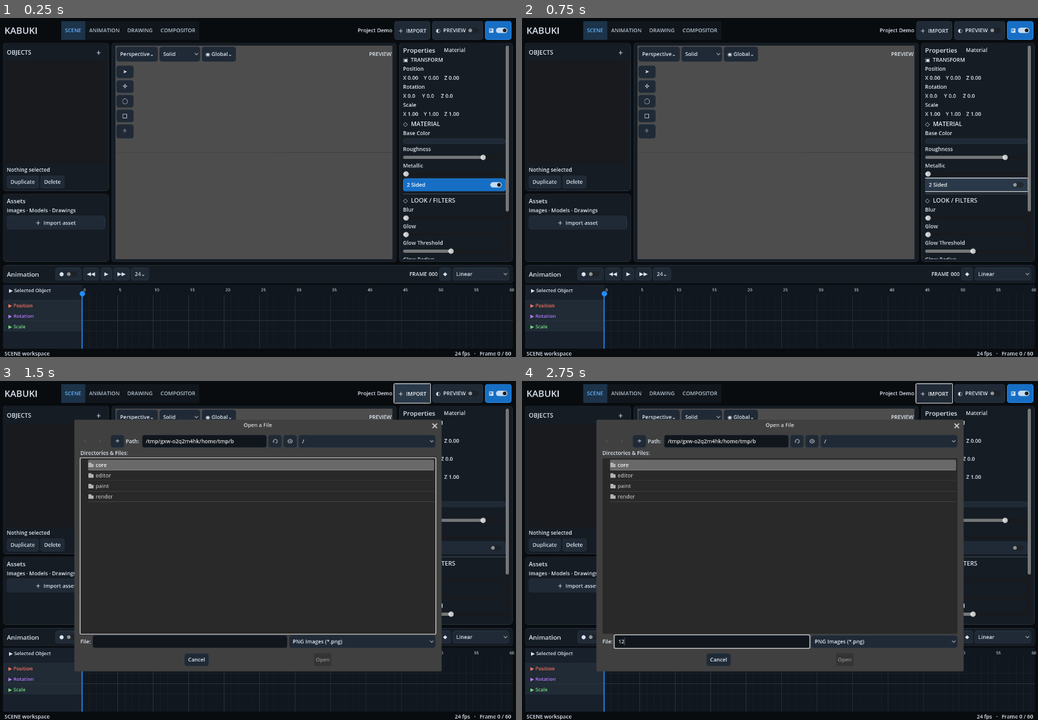
Above: before the commit, frames 1-4 (two rows, left to right).
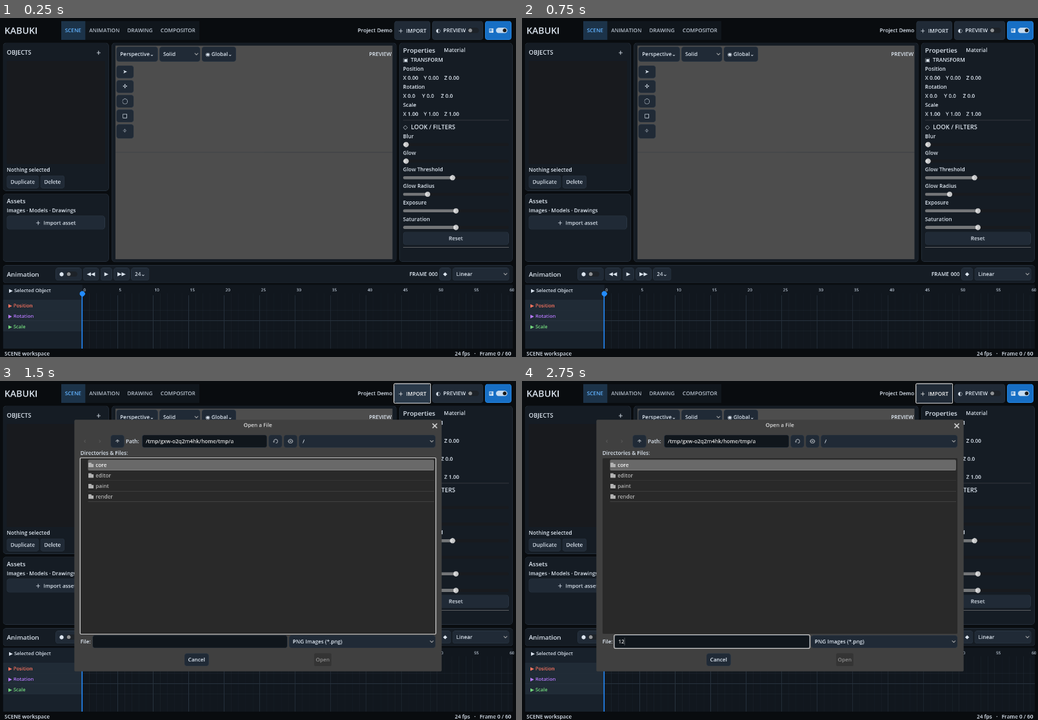
Above: after the commit, the same moments.

Repository: Onnevan/Kabuki
Game: Godot game, scene res://editor/main.tscn
Same seed, same stepped clock (60 frames per second), same inputs: the game is played once before the commit and once after it.
Inputs (mouse positions are in pixels of both pictures, inside the frame that each line leads up to):
- Up to frame 1 (0.25 s): no input
- Up to frame 2 (0.75 s): click (976, 184) at 0.5 s, where only the run before the commit has a clickable "2 Sided"
- Up to frame 3 (1.5 s): click "＋ IMPORT" at 1.25 s
- Up to frame 4 (2.75 s): click (712, 642) at 2.02 s; type "12" at 2.1 s

The runs differ from the first frame. In frame 1, 2.4% of the frame differs, in the area x 78-99%, y 8-72%; in frame 2, 2.4%; in frame 3, 0.7%; in frame 4, 0.7%.

Commit message:
Drive inspector from selected object with native light and material properties

Diff:
--- a/editor/main.gd
+++ b/editor/main.gd
@@ -34,6 +34,8 @@
 var last_mouse := Vector2.ZERO
 var scene_nodes: Dictionary = {}
 var wireframe_overlays: Array[MeshInstance3D] = []
+var selected_scene_node: Node3D
+var selected_object_id := ""
 
 func _ready() -> void:
 	theme = KabukiThemeBuilder.build()
@@ -46,6 +48,7 @@
 	interpolation.select(1)
 	_setup_shading_menu()
 	_setup_add_object_menu()
+	_setup_property_panels()
 	camera_rig.setup(camera)
 	gizmo.set_mode(active_tool)
 	_setup_workspace_tabs()
@@ -134,6 +137,13 @@
 		popup.add_item(label)
 	popup.id_pressed.connect(_on_add_object_type)
 
+func _setup_property_panels() -> void:
+	%LightType.clear()
+	for label in ["Directional", "Point", "Spot"]:
+		%LightType.add_item(label)
+	%ObjectProperties.visible = false
+	%LightProperties.visible = false
+
 func _register_scene_object(obj: MotionObject, node: Node3D) -> void:
 	ProjectStore.add_object(obj)
 	scene_nodes[obj.id] = node
@@ -184,6 +194,7 @@
 	light.light_energy = 1.0
 	world_root.add_child(light)
 	_register_scene_object(obj, light)
+	_select_scene_node(obj.id, light)
 	status.text = "Directional light created"
 
 func _create_drawing() -> void:
@@ -213,21 +224,54 @@
 
 func _select(obj: RuntimeObject) -> void:
 	selected = obj
+	selected_scene_node = obj
+	selected_object_id = obj.model.id
 	for r in runtime_objects: r.set_selected(r == selected)
 	for i in object_list.item_count:
 		if object_list.get_item_metadata(i) == obj.model.id:
 			object_list.select(i); break
 	%SelectionLabel.text = obj.model.name
-	%PosValue.text = "X %.2f   Y %.2f   Z %.2f" % [obj.position.x,obj.position.y,obj.position.z]
-	%RotValue.text = "X %.1f   Y %.1f   Z %.1f" % [rad_to_deg(obj.rotation.x),rad_to_deg(obj.rotation.y),rad_to_deg(obj.rotation.z)]
-	%ScaleValue.text = "X %.2f   Y %.2f   Z %.2f" % [obj.scale.x,obj.scale.y,obj.scale.z]
+	_show_transform(obj)
+	%ObjectProperties.visible = true
+	%LightProperties.visible = false
+	%MaterialColor.color = obj.get_material_color()
+	%MaterialRoughness.value = obj.get_material_roughness()
+	%MaterialMetallic.value = obj.get_material_metallic()
 	gizmo.attach(obj)
 	timeline.set_object(obj.model.id)
 
+func _select_scene_node(id: String, node: Node3D) -> void:
+	selected = null
+	selected_scene_node = node
+	selected_object_id = id
+	for r in runtime_objects: r.set_selected(false)
+	for i in object_list.item_count:
+		if object_list.get_item_metadata(i) == id:
+			object_list.select(i); break
+	%SelectionLabel.text = node.name
+	_show_transform(node)
+	gizmo.attach(null)
+	timeline.set_object(id)
+	%ObjectProperties.visible = node is MeshInstance3D
+	%LightProperties.visible = node is Light3D
+	if node is Light3D:
+		var light := node as Light3D
+		%LightEnergy.value = light.light_energy
+		%LightColor.color = light.light_color
+		%LightShadow.button_pressed = light.shadow_enabled
+		%LightType.select(0 if light is DirectionalLight3D else (1 if light is OmniLight3D else 2))
+
+func _show_transform(node: Node3D) -> void:
+	%PosValue.text = "X %.2f   Y %.2f   Z %.2f" % [node.position.x,node.position.y,node.position.z]
+	%RotValue.text = "X %.1f   Y %.1f   Z %.1f" % [rad_to_deg(node.rotation.x),rad_to_deg(node.rotation.y),rad_to_deg(node.rotation.z)]
+	%ScaleValue.text = "X %.2f   Y %.2f   Z %.2f" % [node.scale.x,node.scale.y,node.scale.z]
+
 func _on_object_selected(index: int) -> void:
-	var id = object_list.get_item_metadata(index)
+	var id: String = object_list.get_item_metadata(index)
 	for r in runtime_objects:
 		if r.model.id == id: _select(r); return
+	if scene_nodes.has(id):
+		_select_scene_node(id, scene_nodes[id])
 
 func _on_delete_pressed() -> void:
 	if selected == null: return
@@ -380,6 +424,46 @@
 	_key_transform()
 	_flash_key_button()
 
+func _on_material_color_changed(value: Color) -> void:
+	if selected: selected.set_material_color(value)
+
+func _on_material_roughness_changed(value: float) -> void:
+	if selected: selected.set_material_roughness(value)
+
+func _on_material_metallic_changed(value: float) -> void:
+	if selected: selected.set_material_metallic(value)
+
+func _on_material_two_sided_toggled(enabled: bool) -> void:
+	if selected: selected.set_material_two_sided(enabled)
+
+func _on_light_energy_changed(value: float) -> void:
+	if selected_scene_node is Light3D: (selected_scene_node as Light3D).light_energy = value
+
+func _on_light_color_changed(value: Color) -> void:
+	if selected_scene_node is Light3D: (selected_scene_node as Light3D).light_color = value
+
+func _on_light_shadow_toggled(enabled: bool) -> void:
+	if selected_scene_node is Light3D: (selected_scene_node as Light3D).shadow_enabled = enabled
+
+func _on_light_type_selected(index: int) -> void:
+	if not (selected_scene_node is Light3D): return
+	var old_light := selected_scene_node as Light3D
+	var replacement: Light3D
+	if index == 0: replacement = DirectionalLight3D.new()
+	elif index == 1: replacement = OmniLight3D.new()
+	else: replacement = SpotLight3D.new()
+	replacement.name = old_light.name
+	replacement.transform = old_light.transform
+	replacement.light_color = old_light.light_color
+	replacement.light_energy = old_light.light_energy
+	replacement.shadow_enabled = old_light.shadow_enabled
+	world_root.add_child(replacement)
+	scene_nodes[selected_object_id] = replacement
+	old_light.queue_free()
+	selected_scene_node = replacement
+	_show_transform(replacement)
+	status.text = "Light type: " + ["Directional", "Point", "Spot"][index]
+
 func _on_filter_changed(_value: float) -> void:
 	effects_engine.set_glow(%Glow.value, %GlowThreshold.value, %GlowRadius.value)
 	if selected == null: return
